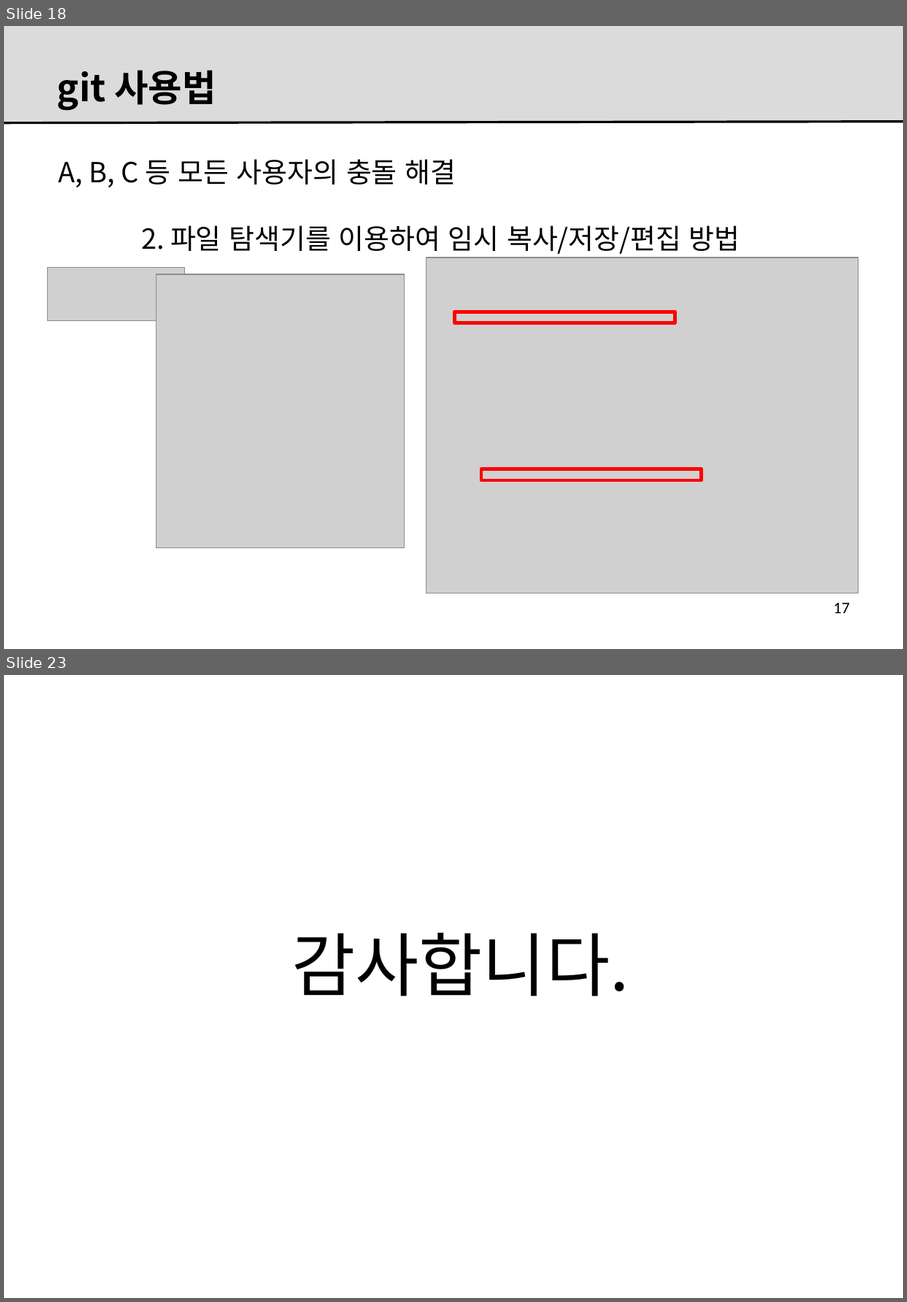
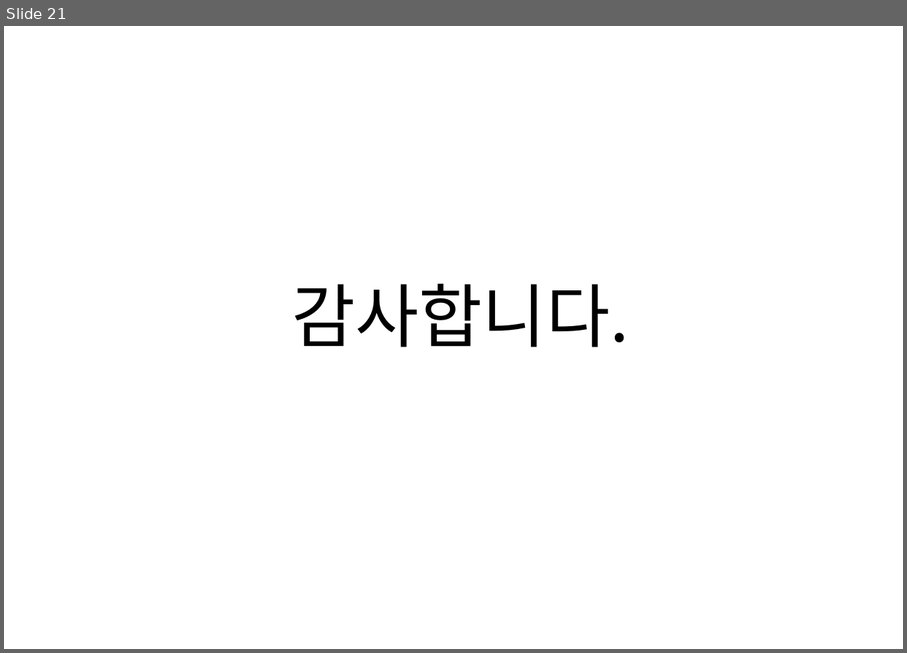
Before and after one commit to kitdvl/CodeX, a slide deck: Lectures/0002.FE.vs.BE.pptx. Shown one above the other, each under a label of ours: slides 18 and 23 before the commit, slide 21 after it; the slides between them are not shown. The pictures are 907x1302 and 907x653 pixels, drawn with LibreOffice and Linux fonts; fonts in the diff are those of the drawing; grey boxes stand for pictures; background and template pictures are left out. Boxes give left, top, right and bottom in pixels: in the first picture for what was removed or moved away, otherwise in the second. Text is boxed around its words. In the diff, an @@ line names an element or a change of style, - is before the commit and + after.

```diff
--- a/Lectures/0002.FE.vs.BE.pptx
+++ b/Lectures/0002.FE.vs.BE.pptx
@@ slide 18 removed at bbox=[4, 26, 903, 649], background #FFFFFF @@
@@ rectangle removed at bbox=[4, 26, 903, 123] @@
@@ title removed at bbox=[57, 70, 216, 111] @@
-git 사용법
@@ line removed from (4, 123) to (903, 122) @@
@@ text removed at bbox=[58, 159, 741, 254] @@
-A, B, C 등 모든 사용자의 충돌 해결
-2. 파일 탐색기를 이용하여 임시 복사/저장/편집 방법
@@ picture removed at bbox=[426, 257, 859, 593] @@
@@ picture removed at bbox=[47, 268, 185, 322] @@
@@ picture removed at bbox=[156, 274, 404, 547] @@
@@ rectangle removed at bbox=[455, 311, 675, 323] @@
@@ rectangle removed at bbox=[481, 468, 702, 480] @@
@@ page number removed at bbox=[834, 602, 850, 613] @@
-17
@@ what was slide 23 is now slide 21 @@
```
Also in this commit, not shown: 1 slide changed, 19 slides added, 20 other slides removed, 44 other files.
